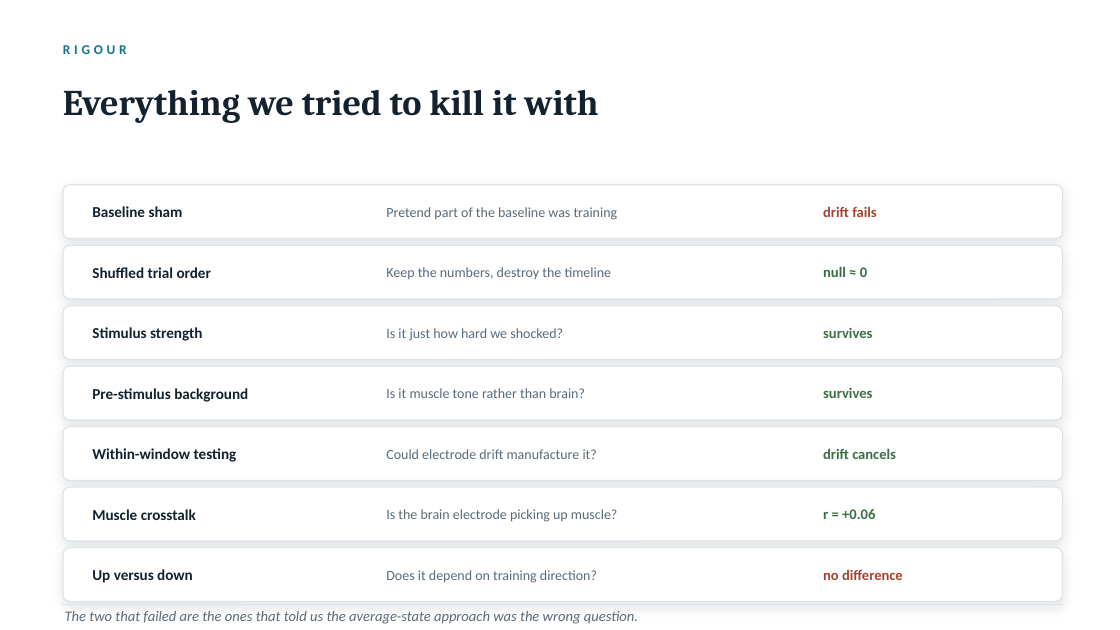
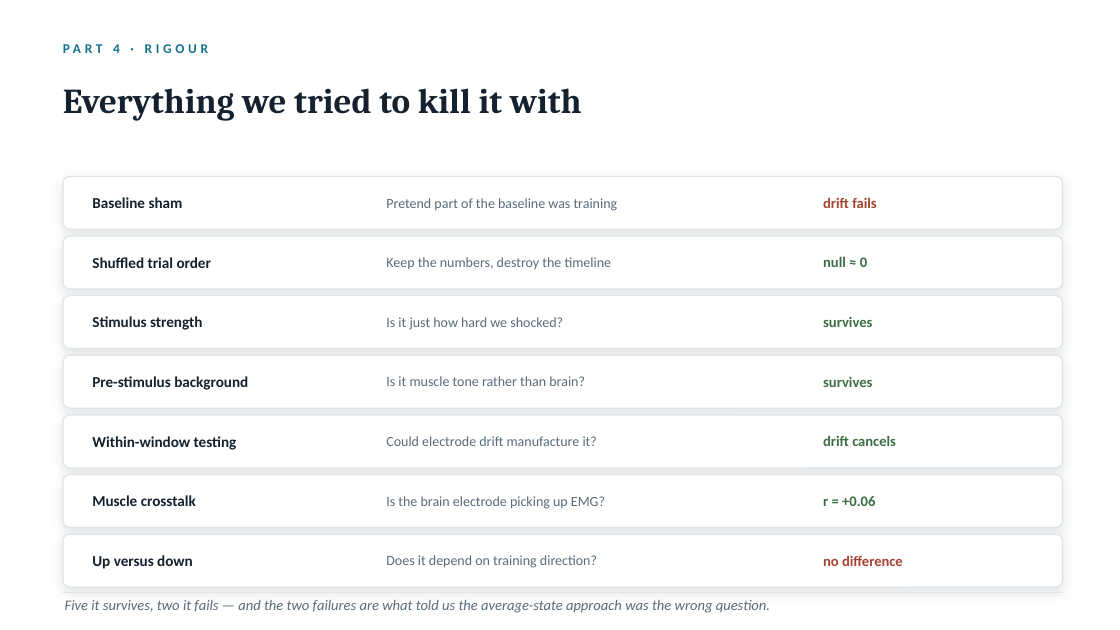
Before and after one commit to switchrao777/hroc-ncan, a slide deck: slide 20 of slides/HROC_Team_Presentation.pptx (slide 13 before the commit). Drawn at 1120x630 pixels with LibreOffice and Linux fonts; fonts in the diff are those of the drawing. Boxes give left, top, right and bottom in pixels: in the first picture for what was removed or moved away, otherwise in the second. Text is boxed around its words. In the diff, an @@ line names an element or a change of style, - is before the commit and + after.

Commit message:
Expand the NCAN group talk to a full-length session
Twenty-seven slides across five parts: the question and why a learned
representation suits it, the data and the decoding problem, how the model and
pipeline were built, the results with their controls, and where the work goes.

Adds seven purpose-drawn explanatory figures: what an autoencoder is and why the
bottleneck forces it to learn real structure, the end-to-end pipeline, the
learning-versus-electrode-drift confound, the within-window design, the shuffle
control, the tech stack and daily workflow, and the variance partition.

```diff
--- a/slides/HROC_Team_Presentation.pptx
+++ b/slides/HROC_Team_Presentation.pptx
@@ text at <box>113,44,120,53</box>: text changed @@
-RIGOUR
+PART 4 · RIGOUR
@@ text "Everything we tried to kill ..." at <box>63,88,582,121</box>: size 31 to 30 pt @@
@@ 12 texts, 6 rounded rectangles: place and size @@
-12 texts, 6 rounded rectangles at <box>63,185,1063,541</box>
+12 texts, 6 rounded rectangles at <box>63,176,1063,528</box>
@@ text at <box>386,496,605,509</box>: text changed @@
-Is the brain electrode picking up muscle?
+Is the brain electrode picking up EMG?
@@ 8 texts, 2 rounded rectangles: place and size @@
-8 texts, 2 rounded rectangles at <box>63,448,1063,605</box>
+8 texts, 2 rounded rectangles at <box>63,435,1063,592</box>
@@ proportions changed in 7 elements at <box>63,176,1063,229</box>, <box>63,236,1063,289</box>, <box>63,296,1063,349</box>, <box>63,355,1063,408</box>, <box>63,415,1063,468</box>, <box>63,475,1063,528</box>, <box>63,534,1063,587</box> @@
@@ text at <box>65,600,770,613</box>: text changed @@
-The two that failed are the ones that told us the average-state approach was the wrong question.
+Five it survives, two it fails — and the two failures are what told us the average-state approach was the wrong question.
```
Also in this commit, not shown: 12 other slides changed, 14 slides added, 2 slides removed, 8 other files.
